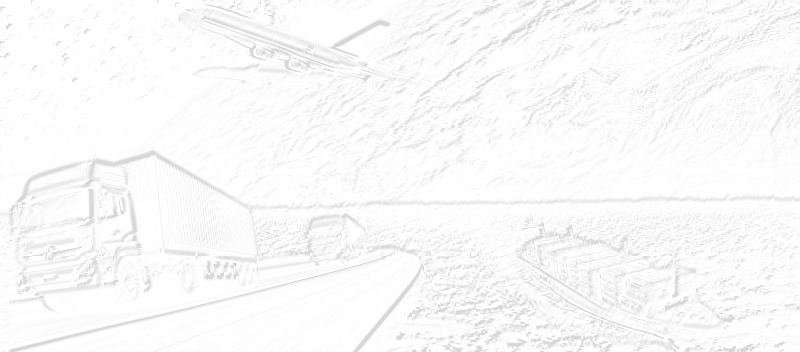
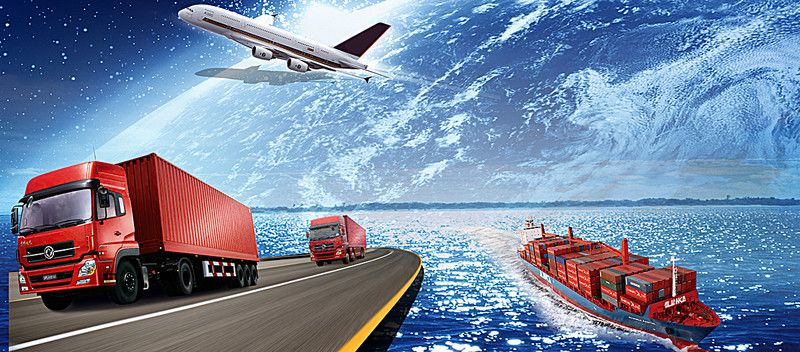
Layer changes from the first 800 x 352 image to the second:
hid "9" over (0, 0, 800, 352)
hid "8" over (0, 0, 800, 352)
showed "logistics_bg.jpg" over (0, 0, 800, 352)
